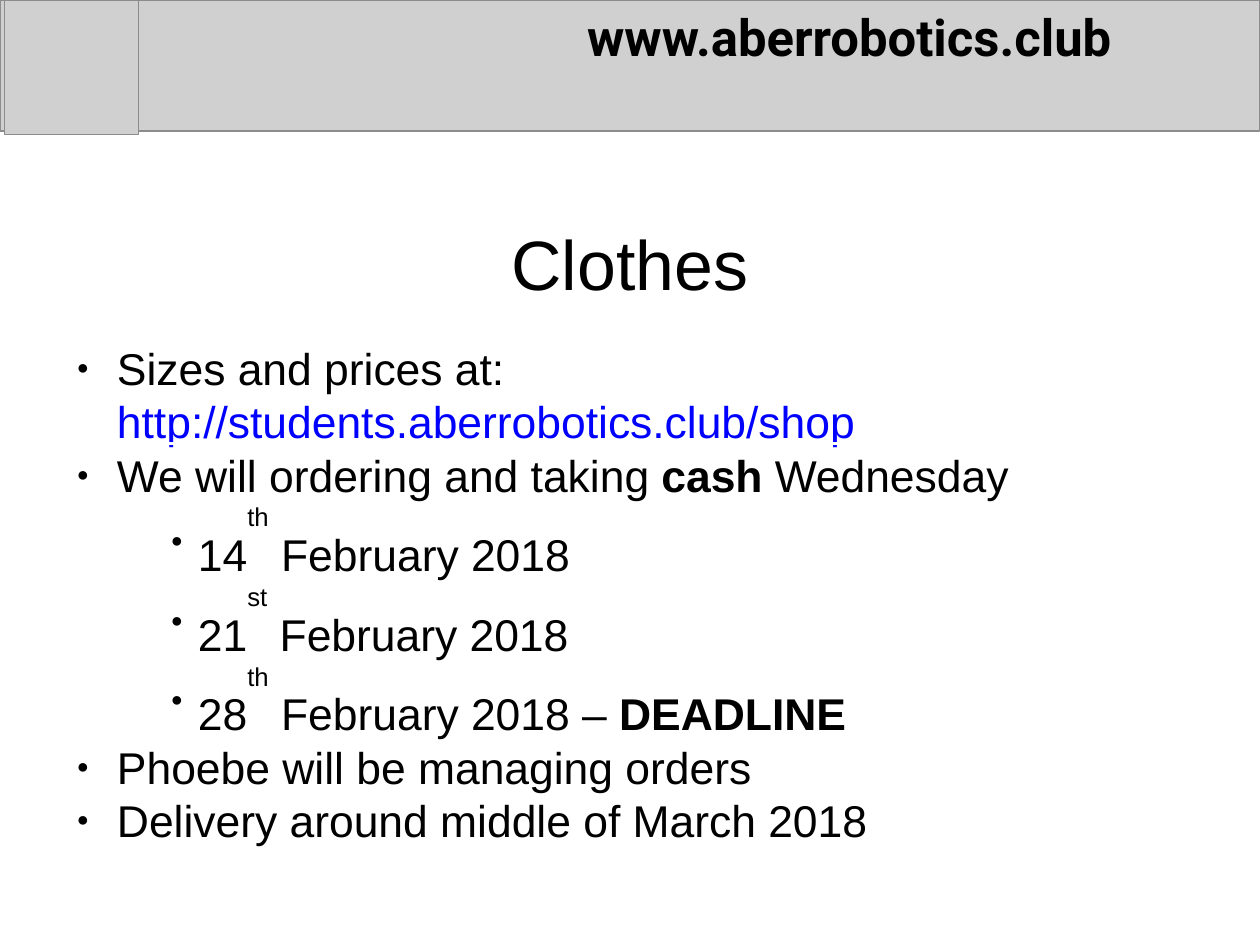
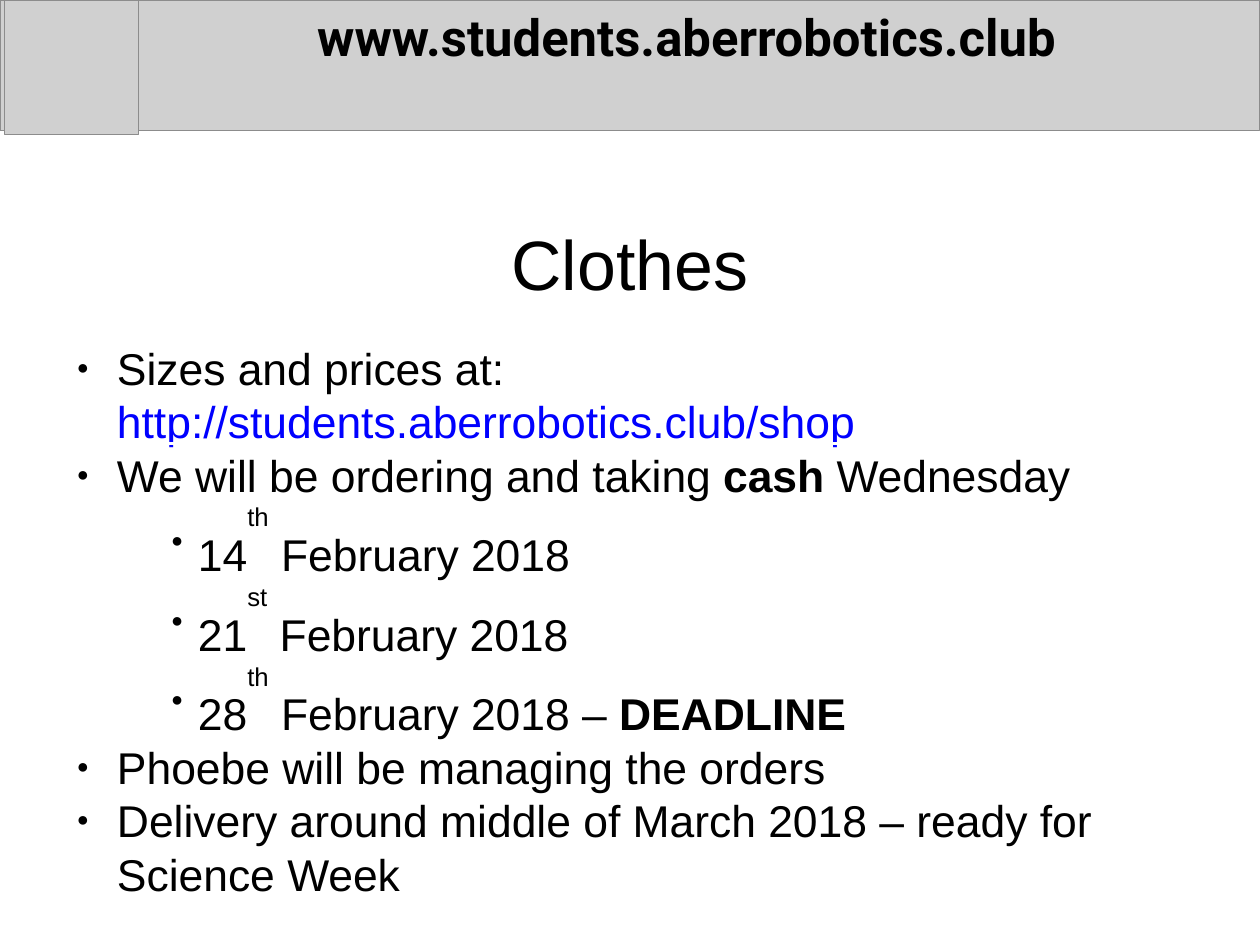
Before and after one commit to arcub/arcub.github.io, a slide deck: slide 5 of news/2018-02-07.pptx (slide 3 before the commit). Drawn at 1260x945 pixels with LibreOffice and Linux fonts; fonts in the diff are those of the drawing; grey boxes stand for pictures. Boxes give left, top, right and bottom in pixels: in the first picture for what was removed or moved away, otherwise in the second. Text is boxed around its words. In the diff, an @@ line names an element or a change of style, - is before the commit and + after.

```diff
--- a/news/2018-02-07.pptx
+++ b/news/2018-02-07.pptx
@@ text at (317,18,1055,57): text changed @@
-www.aberrobotics.club
+www.students.aberrobotics.club
@@ text at (117,459,1071,501): text changed @@
-● We will ordering and taking cash Wednesday
+● We will be ordering and taking cash Wednesday
@@ text at (117,751,1092,892): text changed @@
-● Phoebe will be managing orders
-● Delivery around middle of March 2018
+● Phoebe will be managing the orders
+● Delivery around middle of March 2018 – ready for Science Week
```
Also in this commit, not shown: 5 other slides changed, 4 slides added.
